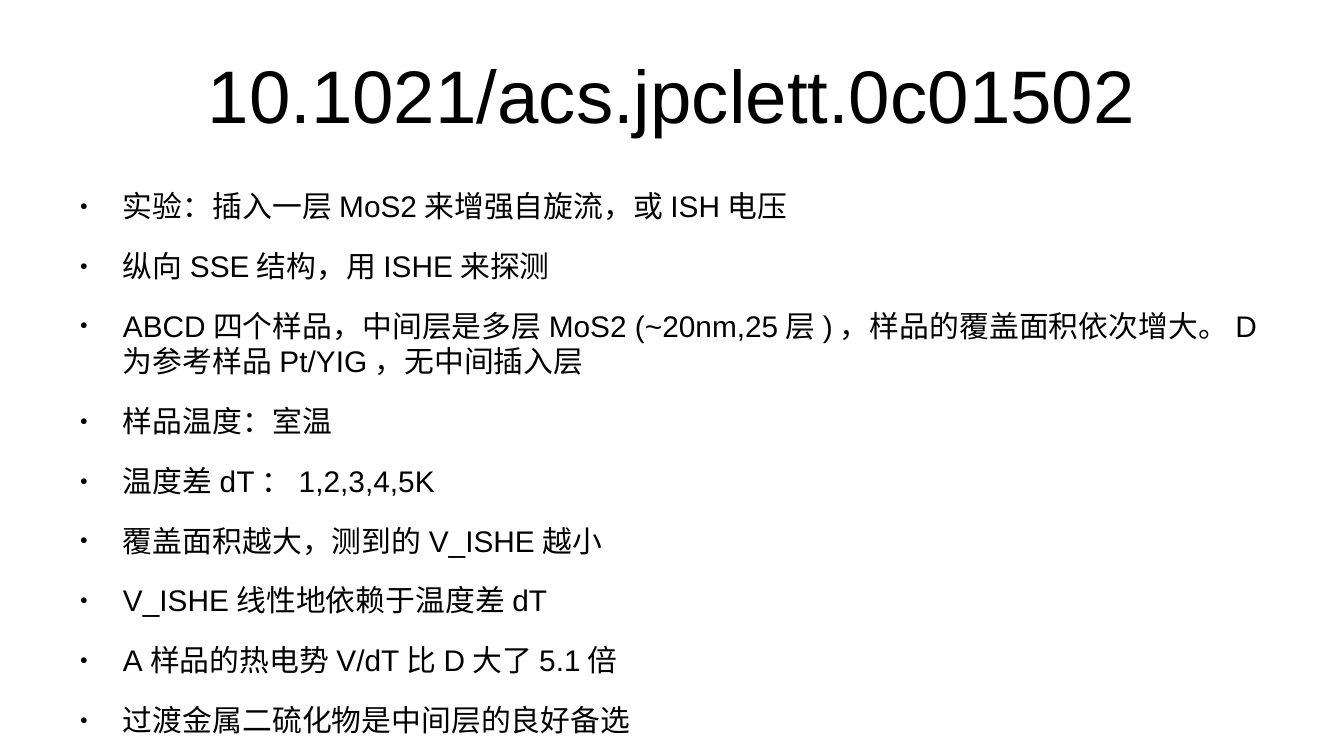
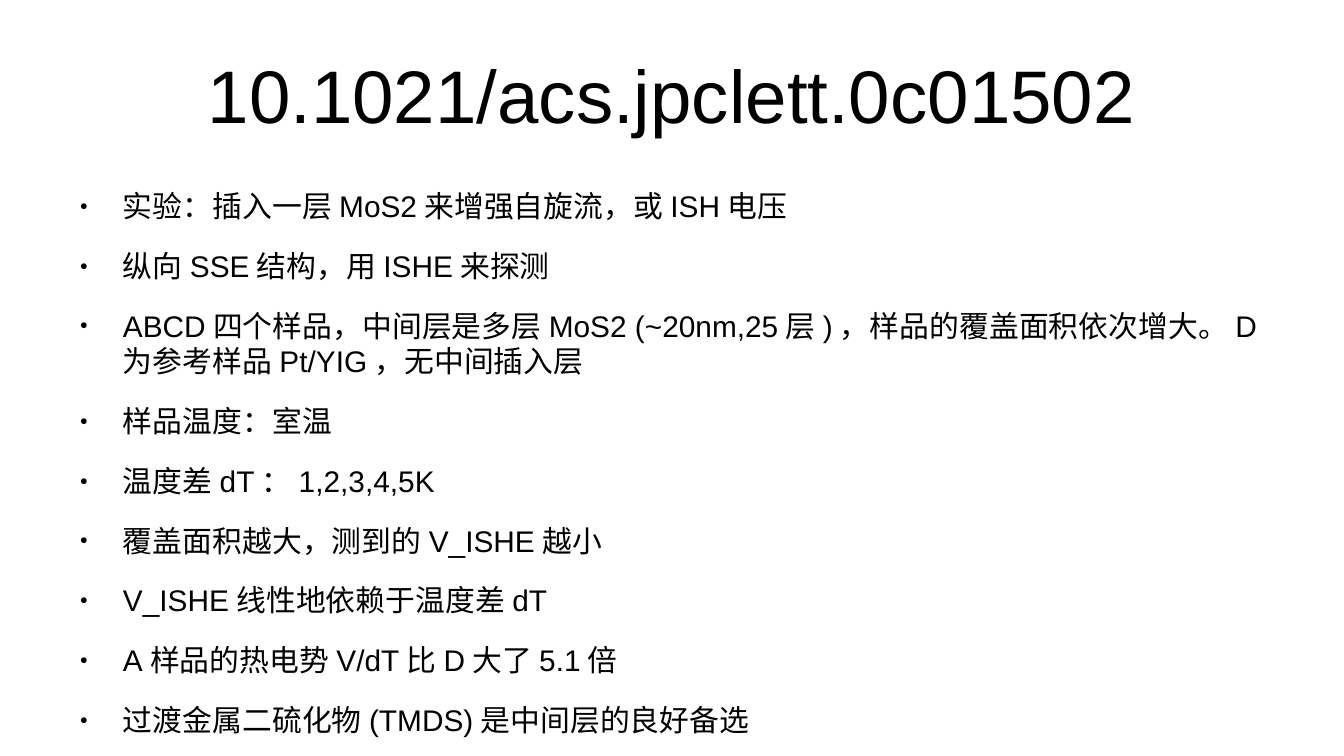
Before and after one commit to GoldenRaven/reference_reading, a slide deck: slide 16 of magnon.odp. Drawn at 1344x756 pixels with LibreOffice and Linux fonts; fonts in the diff are those of the drawing. Boxes give left, top, right and bottom in pixels: in the first picture for what was removed or moved away, otherwise in the second. Text is boxed around its words. In the diff, an @@ line names an element or a change of style, - is before the commit and + after.

```diff
--- a/magnon.odp
+++ b/magnon.odp
@@ text at [123,706,750,736]: text changed @@
-● 过渡金属二硫化物是中间层的良好备选
+● 过渡金属二硫化物(TMDS)是中间层的良好备选
```
Also in this commit, not shown: 3 other files.
